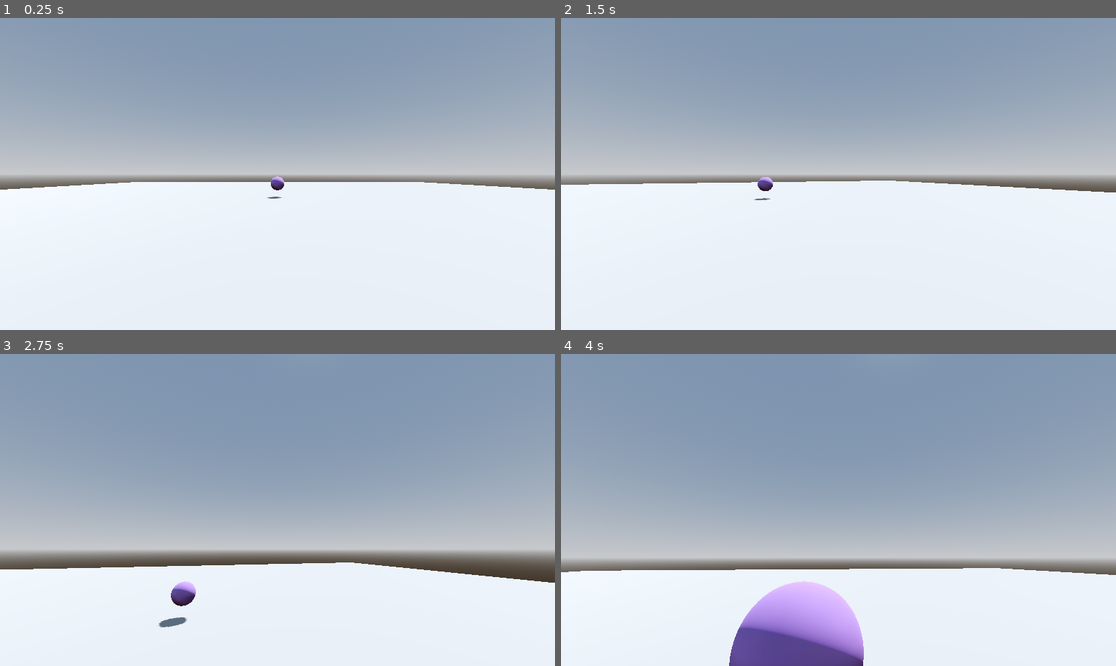
Above: before the commit, frames 1-4 (two rows, left to right).
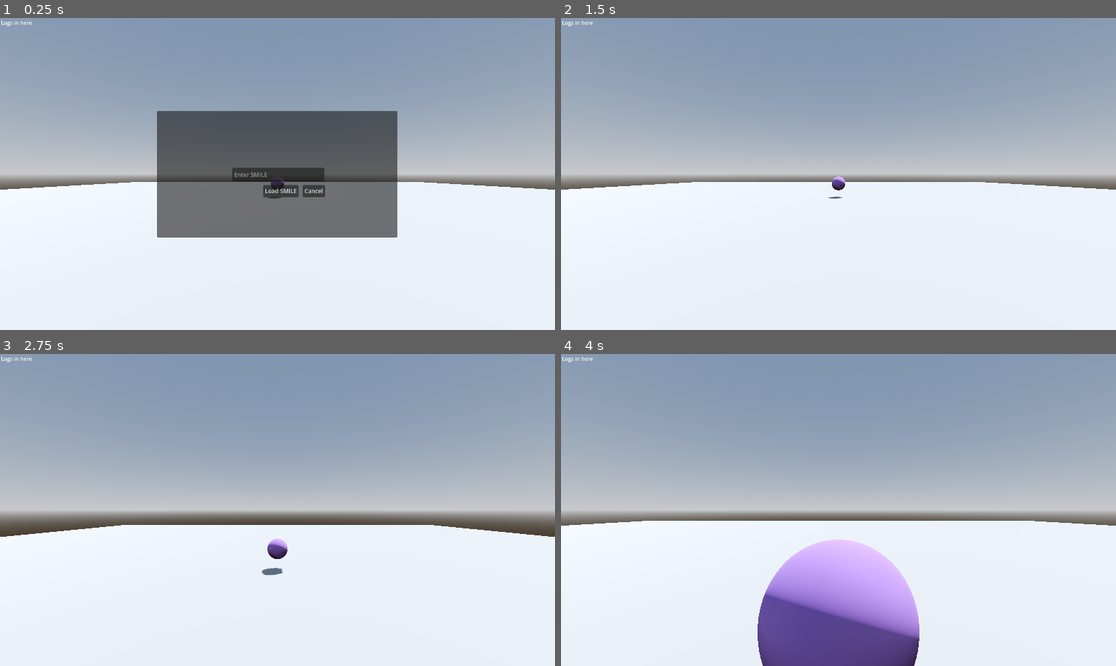
Above: after the commit, the same moments.

Repository: Gabriel-Grechuk/protein-view
Game: Godot game, scene res://src/scenes/Main.tscn
The game is run twice, just before and just after one commit, with the same random seed, the same clock (stepped at 60 frames per second) and the same inputs.
Inputs (mouse positions are in pixels of both pictures, inside the frame that each line leads up to):
- Up to frame 1 (0.25 s): no input
- Up to frame 2 (1.5 s): click (844, 189) at 0.5 s, where only the run after the commit has a clickable "Load SMILE"; click (877, 189) at 1.25 s, where only the run after the commit has a clickable "Cancel"
- Up to frame 3 (2.75 s): tap Enter at 2 s; move the mouse to (305, 510) at 2.02 s; hold Up (move_forward) from 2.03 s (still down); tap Space (jump) at 2.27 s
- Up to frame 4 (4 s): keep holding Up (move_forward); move the mouse to (810, 510) at 2.77 s; tap Space (jump) at 3.02 s; move the mouse to (849, 503) at 3.52 s

The runs differ from the first frame. In frame 1, 18% of the frame differs, in the area x 0-72%, y 0-71%; in frame 2, 0.8%; in frame 3, 26%; in frame 4, 38%, in the area x 0-100%, y 0-100%.

Commit message:
#4 - Add simple gui to load smiles

Diff:
--- /dev/null
+++ b/src/scenes/CancelButton.gd
@@ -0,0 +1,6 @@
+extends Button
+
+@onready var menu := $'../..'
+
+func _pressed():
+	menu.hide()
--- a/src/scenes/Main.tscn
+++ b/src/scenes/Main.tscn
@@ -1,6 +1,7 @@
-[gd_scene load_steps=12 format=3 uid="uid://dqcyrgqiv3c1i"]
+[gd_scene load_steps=13 format=3 uid="uid://coeb3fi43v5f"]
 
 [ext_resource type="Script" path="res://src/scenes/UserBody.gd" id="1_0bpiu"]
+[ext_resource type="Script" path="res://src/scenes/CancelButton.gd" id="2_1tu34"]
 
 [sub_resource type="ProceduralSkyMaterial" id="ProceduralSkyMaterial_6sog6"]
 sky_top_color = Color(0.384314, 0.454902, 0.54902, 1)
@@ -75,3 +76,66 @@
 
 [node name="DebugObj" type="MeshInstance3D" parent="."]
 mesh = SubResource("SphereMesh_31rn1")
+
+[node name="Menu" type="Control" parent="."]
+layout_mode = 3
+anchors_preset = 15
+anchor_right = 1.0
+anchor_bottom = 1.0
+grow_horizontal = 2
+grow_vertical = 2
+
+[node name="MenuPanel" type="Panel" parent="Menu"]
+layout_mode = 1
+anchors_preset = -1
+anchor_left = 0.5
+anchor_top = 0.5
+anchor_right = 0.5
+anchor_bottom = 0.5
+offset_left = -250.0
+offset_top = -131.5
+offset_right = 249.0
+offset_bottom = 131.5
+
+[node name="SmileInput" type="TextEdit" parent="Menu/MenuPanel"]
+layout_mode = 1
+anchors_preset = 8
+anchor_left = 0.5
+anchor_top = 0.5
+anchor_right = 0.5
+anchor_bottom = 0.5
+offset_left = -94.0
+offset_top = -14.0
+offset_right = 98.0
+offset_bottom = 15.0
+grow_horizontal = 2
+grow_vertical = 2
+theme_override_font_sizes/font_size = 12
+placeholder_text = "Enter SMILE"
+
+[node name="LoadSmileButton" type="Button" parent="Menu/MenuPanel"]
+layout_mode = 0
+offset_left = 220.0
+offset_top = 154.0
+offset_right = 294.0
+offset_bottom = 179.0
+theme_override_font_sizes/font_size = 12
+text = "Load SMILE"
+
+[node name="CancelButton" type="Button" parent="Menu/MenuPanel"]
+layout_mode = 0
+offset_left = 302.0
+offset_top = 154.0
+offset_right = 349.0
+offset_bottom = 179.0
+theme_override_font_sizes/font_size = 12
+text = "Cancel"
+script = ExtResource("2_1tu34")
+
+[node name="Logs" type="Label" parent="."]
+offset_left = 2.0
+offset_top = 2.0
+offset_right = 96.0
+offset_bottom = 140.0
+theme_override_font_sizes/font_size = 11
+text = "Logs in here"
--- a/src/scenes/UserBody.gd
+++ b/src/scenes/UserBody.gd
@@ -12,7 +12,7 @@
 
 @onready var neck := $Neck
 @onready var camera := $Neck/Camera3D
-
+@onready var menu = $'../Menu'
 
 # Handle mouse input.
 func _unhandled_input(event: InputEvent):
@@ -20,6 +20,7 @@
 		Input.mouse_mode = Input.MOUSE_MODE_CAPTURED
 	elif event.is_action_pressed('ui_cancel'):
 		Input.mouse_mode = Input.MOUSE_MODE_VISIBLE
+		menu.show()
 
 	if Input.mouse_mode == Input.MOUSE_MODE_CAPTURED:
 		if event is InputEventMouseMotion:
